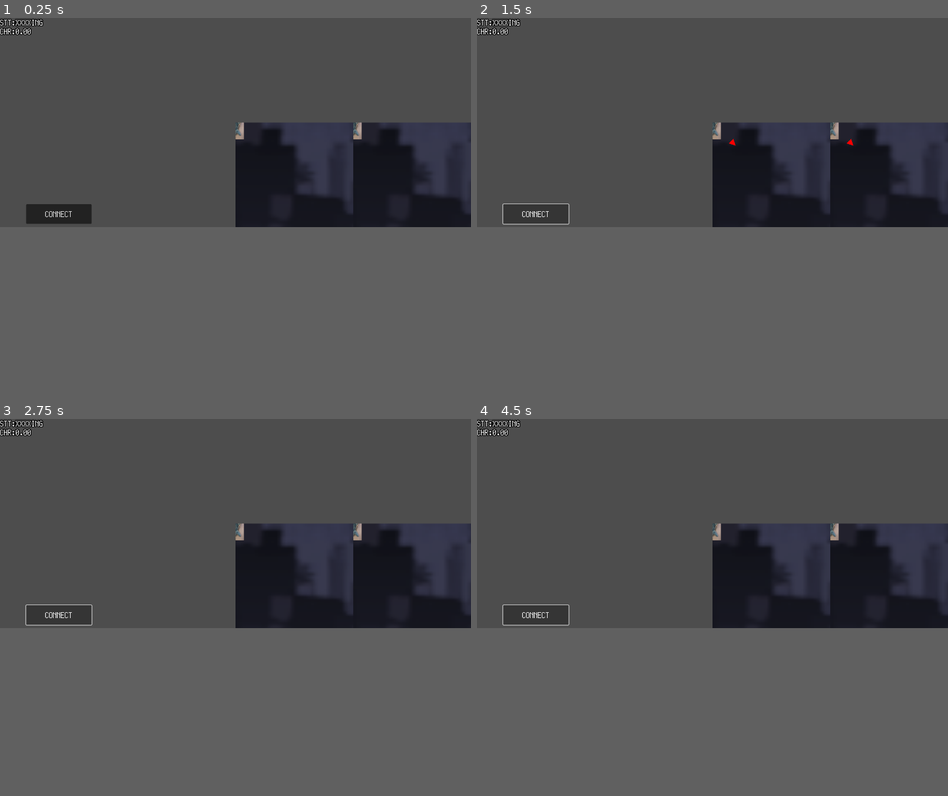
Above: before the commit, frames 1-4 (two rows, left to right).
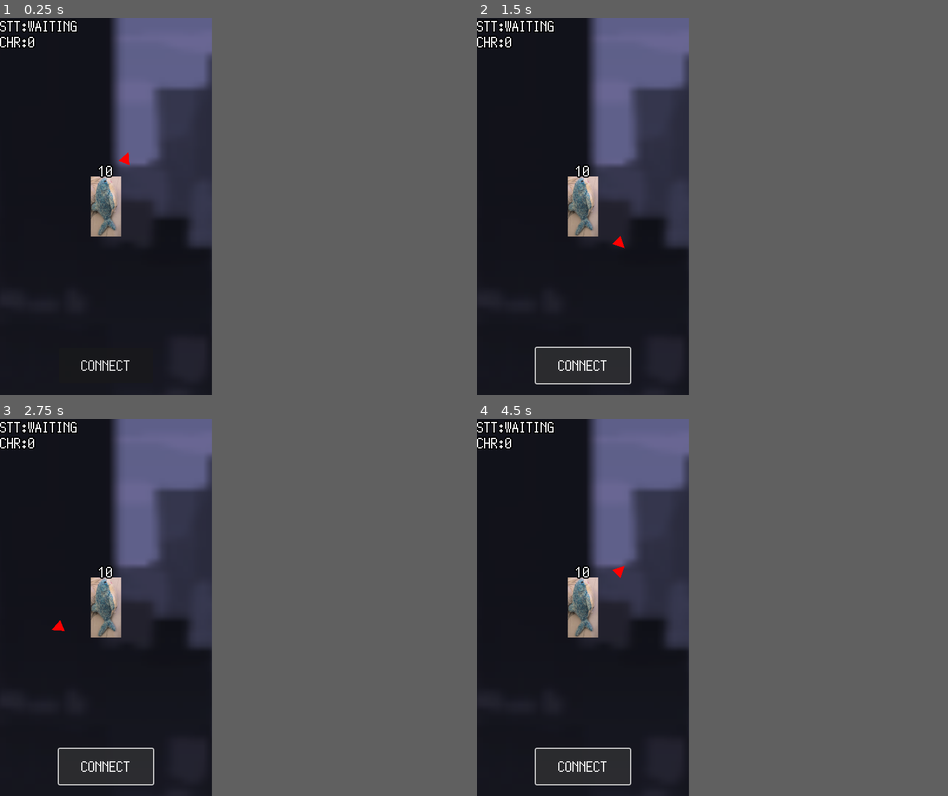
Above: after the commit, the same moments.

Repository: kamikoloss/sharking
Game: Godot game, scene res://scenes/debug.tscn
Two runs of this game, one before a commit and one after it. Both use one fixed random seed, a clock stepped at 60 frames per second and the inputs below. This scene is started directly instead of the project's main scene.
Inputs:
- Up to frame 1 (0.25 s): no input
- Up to frame 2 (1.5 s): click "CONNECT" at 0.5 s
- Up to frame 3 (2.75 s): no input
- Up to frame 4 (4.5 s): no input
The window is 800x355 before the commit and 360x640 after it. Grey fills any space a smaller window leaves; there, only what the larger window draws over its background counts as a difference.

The runs differ from the first frame. In frame 1, 34% of the frame differs, in the area x 0-100%, y 0-94%; in frame 2, 35%, in the area x 0-100%, y 0-98%; in frame 3, 35%; in frame 4, 35%.
Error before the commit: Invalid assignment of property or key 'position' with value of type 'Vector2i' on a base object of type 'CanvasLayer'. (res://scripts/debug.gd:19)

Commit message:
Client で Server の EXP を同期するようにした

Diff:
--- a/scenes/client.tscn
+++ b/scenes/client.tscn
@@ -21,6 +21,8 @@
 
 [node name="Hero" parent="." instance=ExtResource("5_e5wad")]
 is_local = true
+_direction_rotation_speed_default = 90.0
+_charge_duration_default = 3.0
 
 [node name="CanvasLayer" type="CanvasLayer" parent="."]
 
@@ -33,29 +35,29 @@
 [node name="ButtonLeft" type="Button" parent="CanvasLayer/Control"]
 visible = false
 layout_mode = 0
-offset_left = 10.0
-offset_top = 570.0
-offset_right = 70.0
-offset_bottom = 630.0
+offset_left = 20.0
+offset_top = 560.0
+offset_right = 80.0
+offset_bottom = 620.0
 theme = ExtResource("6_63squ")
 text = "◀"
 
 [node name="ButtonCenter" type="Button" parent="CanvasLayer/Control"]
 layout_mode = 0
-offset_left = 80.0
-offset_top = 570.0
-offset_right = 280.0
-offset_bottom = 630.0
+offset_left = 100.0
+offset_top = 560.0
+offset_right = 260.0
+offset_bottom = 620.0
 theme = ExtResource("6_63squ")
-text = "CONNECT"
+text = "(BUTTON)"
 
 [node name="ButtonRight" type="Button" parent="CanvasLayer/Control"]
 visible = false
 layout_mode = 0
-offset_left = 290.0
-offset_top = 570.0
-offset_right = 350.0
-offset_bottom = 630.0
+offset_left = 280.0
+offset_top = 560.0
+offset_right = 340.0
+offset_bottom = 620.0
 theme = ExtResource("6_63squ")
 text = "▶"
 
--- a/scenes/debug.tscn
+++ b/scenes/debug.tscn
@@ -4,30 +4,13 @@
 [ext_resource type="PackedScene" uid="uid://pliuagklgv5t" path="res://scenes/client.tscn" id="1_ht17x"]
 [ext_resource type="PackedScene" uid="uid://bl37ggxcyjtxt" path="res://scenes/server.tscn" id="2_rbdto"]
 
-[node name="Debug" type="Node2D" node_paths=PackedStringArray("_client_1", "_client_2")]
+[node name="Debug" type="Node2D" node_paths=PackedStringArray("_server_scene", "_client_scene")]
 script = ExtResource("1_2aysk")
-_server_scene = ExtResource("2_rbdto")
-_client_scene = ExtResource("1_ht17x")
-_client_1 = NodePath("MarginContainer/Client")
-_client_2 = NodePath("MarginContainer2/Client")
+_server_scene = NodePath("Server")
+_client_scene = NodePath("Client")
 
-[node name="MarginContainer" type="MarginContainer" parent="."]
-clip_contents = true
-offset_right = 360.0
-offset_bottom = 640.0
+[node name="Server" parent="." instance=ExtResource("2_rbdto")]
+position = Vector2(-5000, 0)
 
-[node name="Client" parent="MarginContainer" instance=ExtResource("1_ht17x")]
-
-[node name="MarginContainer2" type="MarginContainer" parent="."]
-clip_contents = true
-offset_left = 360.0
-offset_right = 720.0
-offset_bottom = 640.0
-
-[node name="Client" parent="MarginContainer2" node_paths=PackedStringArray("_level", "_hero", "_ws_client", "_button_center", "_debug_label_state", "_debug_label_charge") instance=ExtResource("1_ht17x")]
-_level = NodePath("../../MarginContainer/Client/Level")
-_hero = NodePath("../../MarginContainer/Client/Hero")
-_ws_client = NodePath("../../MarginContainer/Client/WebSocketClient")
-_button_center = NodePath("../../MarginContainer/Client/CanvasLayer/Control/ButtonCenter")
-_debug_label_state = NodePath("../../MarginContainer/Client/CanvasLayer/Control/Debug/LabelState")
-_debug_label_charge = NodePath("../../MarginContainer/Client/CanvasLayer/Control/Debug/LabelCharge")
+[node name="Client" parent="." instance=ExtResource("1_ht17x")]
+position = Vector2(47, 51)
--- a/scripts/client.gd
+++ b/scripts/client.gd
@@ -1,4 +1,14 @@
+class_name Client
 extends Node2D
+
+
+enum GameState {
+	LOBBY, # 接続待ち
+	GAME, # 接続中
+}
+
+
+var _game_state = GameState.LOBBY
 
 # Game Nodes
 @export var _level: Level
@@ -26,6 +36,8 @@
 	_button_center.button_down.connect(_on_center_button_down)
 	_button_center.button_up.connect(_on_center_button_up)
 
+	_button_center.text = "CONNECT"
+
 
 func _process(delta: float) -> void:
 	_process_refresh_debug(delta)
@@ -42,31 +54,52 @@
 func _on_web_socket_client_message_received(message: Variant):
 	print("[Client] Message received from server. Message: %s" % [message])
 	match message["type"] as Message.MessageType:
+		# 自プレイヤーが接続したとき
 		Message.MessageType.PLAYER_CONNECTED:
-			pass
+			# Server から受け取った EXP 情報を同期する
+			var exps_data = message["exps"]
+			var exps = []
+			for exp in exps_data:
+				var _exp = Exp.new(exp["point"], exp["position"])
+				exps.append(_exp)
+			print("[Client/Debug] exps %s" % [exps])
+			_level.spawn_exps(exps)
+		# 他プレイヤーが接続したとき
 		Message.MessageType.OTHER_PLAYER_CONNECTED:
 			pass
+		#
 		Message.MessageType.OTHER_PLAYER_DISCONNECTED:
 			pass
+		#
 		Message.MessageType.HERO_SPAWNED:
 			pass
+		#
 		Message.MessageType.HERO_MOVE_STARTED:
 			pass
+		#
 		Message.MessageType.HERO_MOVE_FINISHED:
 			pass
 
 
 func _on_center_button_down():
-	_hero.enter_charge()
+	match _game_state:
+		GameState.LOBBY:
+			_connect_to_server()
+		GameState.GAME:
+			_hero.enter_charge()
 
 
 func _on_center_button_up():
-	_hero.exit_charge()
+	match _game_state:
+		GameState.GAME:
+			_hero.exit_charge()
 
 
 func _connect_to_server():
 	var _error = _ws_client.connect_to_url(_ws_address)
-	if _error != OK:
+	if _error == OK:
+		_game_state = GameState.GAME
+	else:
 		print("[Client] connection failed. (%s)" % error_string(_error))
 
 
--- a/scripts/debug.gd
+++ b/scripts/debug.gd
@@ -1,20 +1,9 @@
 extends Node2D
 
 
-@export var _server_scene: PackedScene
-@export var _client_scene: PackedScene
-
-@export var _client_1: Node2D
-@export var _client_2: Node2D
-@export var _client_3: Node2D
-@export var _client_4: Node2D
+@export var _server_scene: Server
+@export var _client_scene: Client
 
 
 func _ready():
-	# Windows サイズを変更する
-	var debug_window_size = Vector2i(1440, 640)
-	get_viewport().size = debug_window_size
-	get_tree().root.content_scale_size = debug_window_size
-
-	_client_1.get_node("CanvasLayer").position = Vector2i(0, 0)
-	_client_2.get_node("CanvasLayer").position = Vector2i(360, 0)
+	pass
--- a/scripts/hero.gd
+++ b/scripts/hero.gd
@@ -143,7 +143,7 @@
 	tween_move.finished.connect(func(): move_state = MoveState.WAITING)
 
 	# finish
-	print("[Hero] move. direction: %s, charge: %s, dest: %s" % [_direction, charge, dest_position])
+	print("[Hero] moved. direction: %s, charge: %s, dest: %s" % [_direction, charge, dest_position])
 	charge = 0.0 # TODO: クールタイムみたいにじっくり減らす？
 
 
--- a/scripts/level.gd
+++ b/scripts/level.gd
@@ -42,8 +42,8 @@
 
 
 # EXP を生成する
-func spawn_exps(exps: Array[Exp]) -> void:
-	var spawned_exps: Array[Exp] = []
+func spawn_exps(exps: Array) -> void:
+	var spawned_exps: Array = []
 
 	for _exp in exps:
 		# EXP が Level 上に存在しない場合: 生成する
--- a/scripts/server.gd
+++ b/scripts/server.gd
@@ -1,3 +1,4 @@
+class_name Server
 extends Node2D
 
 
@@ -33,9 +34,33 @@
 
 func _on_web_socket_server_client_connected(peer_id: int):
 	print("[Server] New peer connected. ID: ", peer_id)
-	var msg_pc = Message.PlayerConnected.new(peer_id, _heros, _level.exps_on_level)
+	#var msg_pc = Message.PlayerConnected.new(peer_id, _heros, _level.exps_on_level)
+	var exps_data = []
+	for exp in _level.exps_on_level.values():
+		exps_data.append({
+			"id": exp.id,
+			"position": exp.position,
+			"point": exp.point,
+		})
+	var heros_data = []
+	for hero in _heros.values():
+		heros_data.append({
+			"id": hero.id,
+			"position": hero.position,
+			"exp_point": hero.exp_point,
+		})
+	var msg_pc = {
+		"type": Message.MessageType.PLAYER_CONNECTED,
+		"peer_id": peer_id,
+		"heros": heros_data,
+		"exps": exps_data,
+	}
 	_send_message_to_peer(msg_pc, peer_id)
-	var msg_opc = Message.OtherPlayerConnected.new(peer_id)
+	#var msg_opc = Message.OtherPlayerConnected.new(peer_id)
+	var msg_opc = {
+		"type": Message.MessageType.OTHER_PLAYER_CONNECTED,
+		"peer_id": peer_id,
+	}
 	_send_message_to_peers(msg_opc, peer_id)
 
 
@@ -74,12 +99,12 @@
 
 
 # 特定の Peer にメッセージを送信する
-func _send_message_to_peer(message: Message, peer_id: int) -> void:
+func _send_message_to_peer(message: Variant, peer_id: int) -> void:
 	_ws_server.send(peer_id, message)
 
 
 # 接続中のすべての Peer にメッセージを一括送信する
-func _send_message_to_peers(message: Message, except_peer_id: int = 0) -> void:
+func _send_message_to_peers(message: Variant, except_peer_id: int = 0) -> void:
 	for peer_id in _ws_server.peers:
 		if except_peer_id != 0 and peer_id != except_peer_id:
 			_ws_server.send(peer_id, message)
